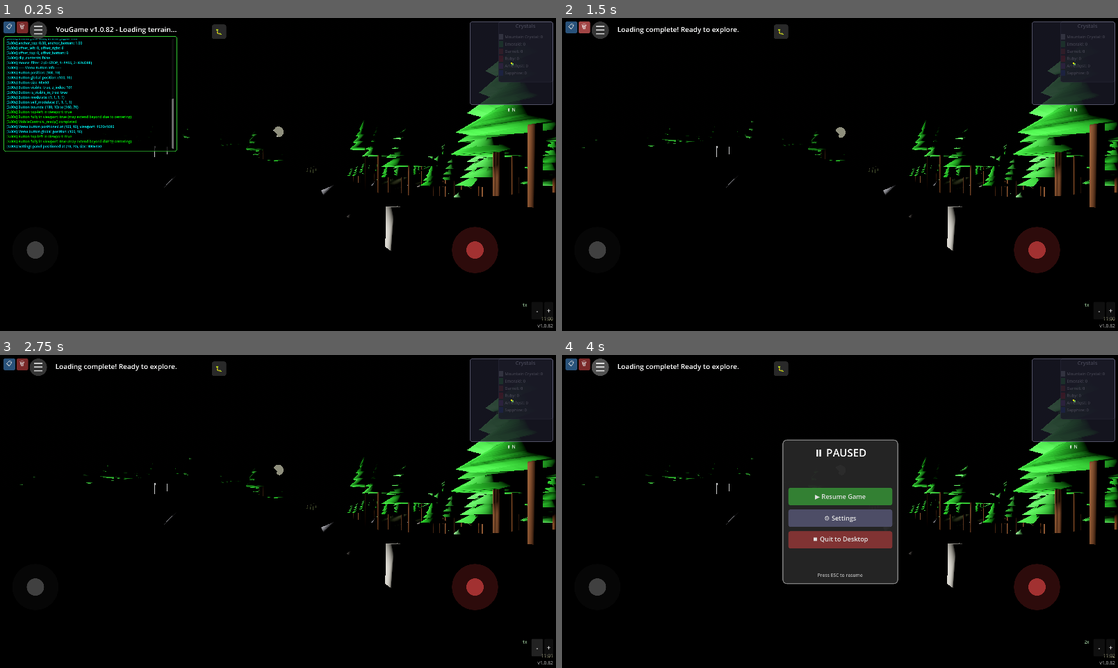
Above: before the commit, frames 1-4 (two rows, left to right).
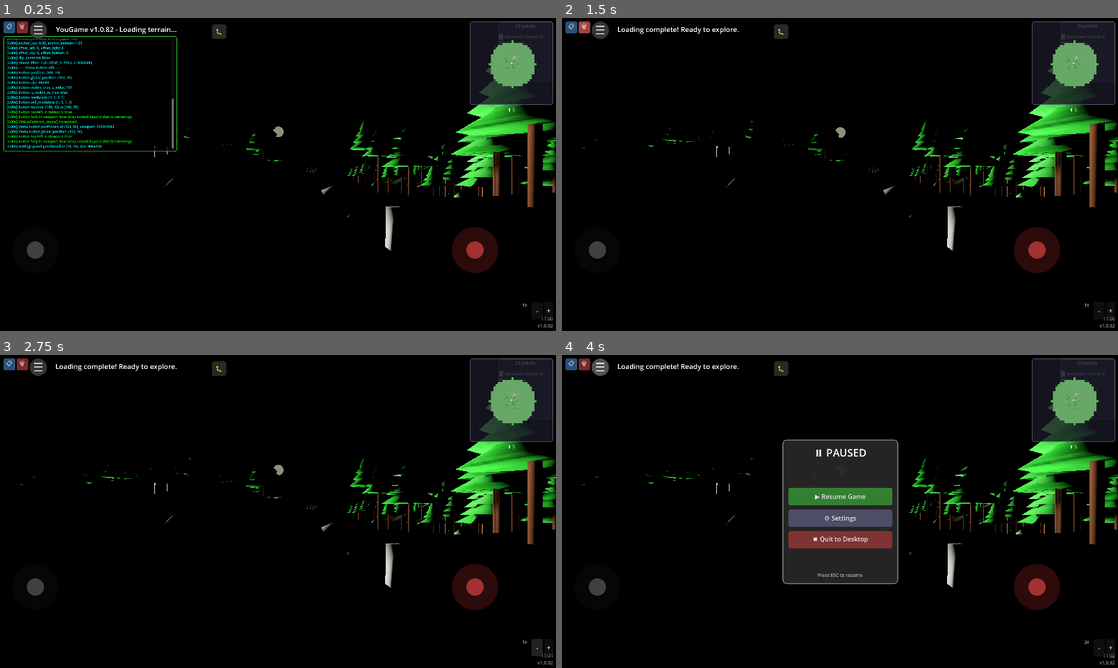
Above: after the commit, the same moments.

Repository: felix-dieterle/YouGame_godot4_public
Game: Godot game, scene res://scenes/main.tscn
The game is run twice, just before and just after one commit, with the same random seed, the same clock (stepped at 60 frames per second) and the same inputs.
Inputs:
- Up to frame 1 (0.25 s): no input
- Up to frame 2 (1.5 s): click "📋" at 0.5 s; click "🗑" at 1.25 s
- Up to frame 3 (2.75 s): click "-" at 2 s
- Up to frame 4 (4 s): click "+" at 2.75 s; click "☰" at 3.5 s

The runs differ from the first frame. In frame 1, 1.0% of the frame differs, in the area x 87-97%, y 7-30%; in frame 2, 1.0%; in frame 3, 1.0%; in frame 4, 1.0%.

Commit message:
Increase minimap reveal radius 10x and fix cardinal directions
Co-authored-by: felix-dieterle <1490062+felix-dieterle@users.noreply.github.com>

Diff:
--- a/scripts/minimap_overlay.gd
+++ b/scripts/minimap_overlay.gd
@@ -129,12 +129,19 @@
 	if update_timer <= 0.0:
 		_update_positioning()
 
-	# Track current chunk as visited
+	# Track current chunk and surrounding chunks as visited (10-chunk radius for 10x larger reveal area)
 	var player_pos = player.global_position
 	var chunk_x = int(floor(player_pos.x / world_manager.CHUNK_SIZE))
 	var chunk_z = int(floor(player_pos.z / world_manager.CHUNK_SIZE))
-	var chunk_pos = Vector2i(chunk_x, chunk_z)
-	visited_chunks[chunk_pos] = true
+
+	# Mark all chunks within a 10-chunk radius as visited
+	var reveal_radius = 10  # 10 chunks in each direction (10x larger than before)
+	for dx in range(-reveal_radius, reveal_radius + 1):
+		for dz in range(-reveal_radius, reveal_radius + 1):
+			# Only mark chunks within circular radius (not square)
+			if dx * dx + dz * dz <= reveal_radius * reveal_radius:
+				var chunk_pos = Vector2i(chunk_x + dx, chunk_z + dz)
+				visited_chunks[chunk_pos] = true
 
 	# Update compass direction (cheap operation)
 	_update_compass()
@@ -154,7 +161,8 @@
 		return
 
 	# Get player's rotation and convert to compass direction
-	var rotation_deg = rad_to_deg(player.rotation.y)
+	# Add 180° offset to align with map orientation (north at top)
+	var rotation_deg = rad_to_deg(player.rotation.y) + 180.0
 	rotation_deg = fmod(rotation_deg + 360.0, 360.0)
 
 	# Determine cardinal direction
